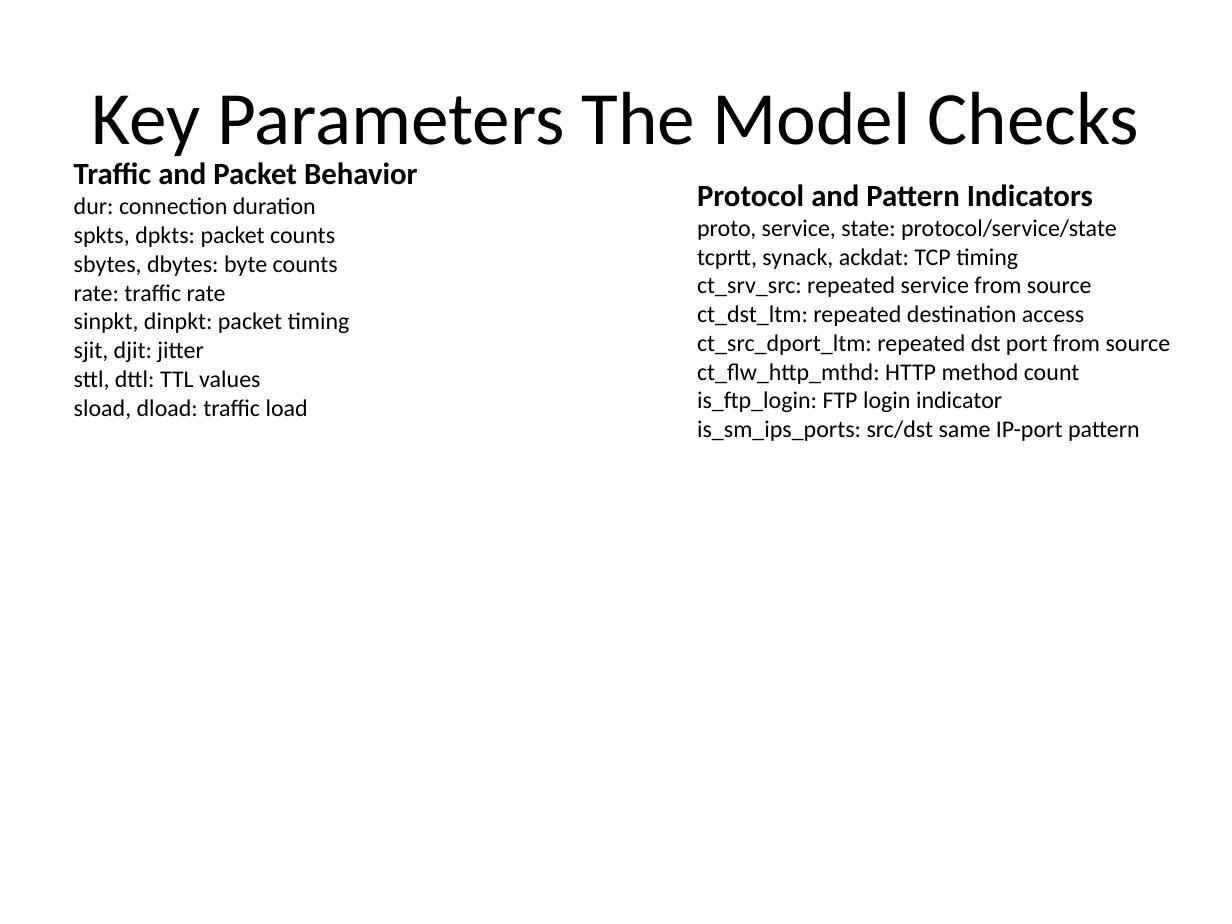
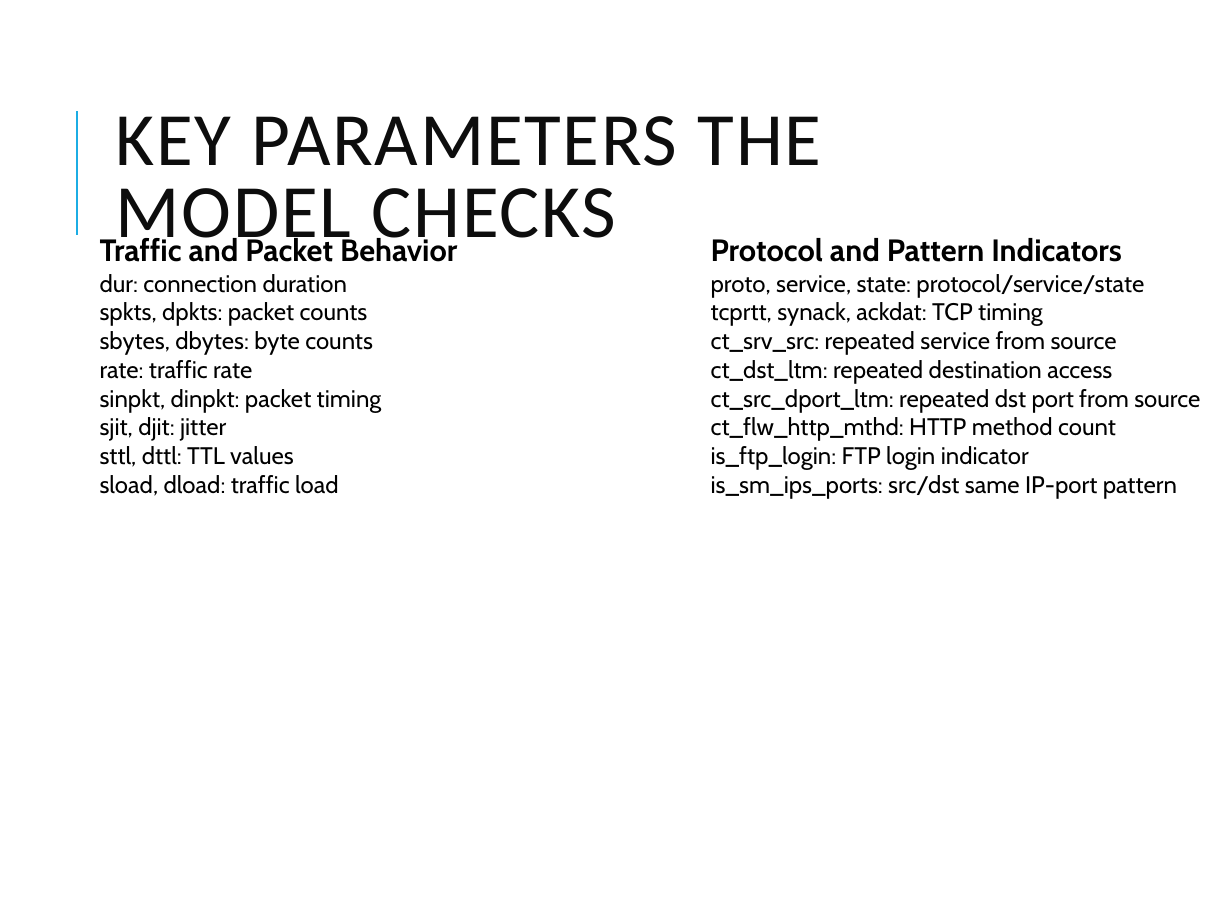
Before and after one commit to syedmaax/Intrusion-Detection, a slide deck: slide 3 of Professor_Review_IDS.pptx. Drawn at 1232x924 pixels with LibreOffice and Linux fonts; fonts in the diff are those of the drawing. Boxes give left, top, right and bottom in pixels: in the first picture for what was removed or moved away, otherwise in the second. Text is boxed around its words. In the diff, an @@ line names an element or a change of style, - is before the commit and + after.

```diff
--- a/Professor_Review_IDS.pptx
+++ b/Professor_Review_IDS.pptx
@@ line added from (76, 234) to (76, 111), #1CADE4 1.5 pt @@
@@ title at (x1=116, y1=116, x2=822, y2=255): text changed; text colour #000000 to #0D0D0D @@
-Key Parameters The Model Checks
+KEY PARAMETERS THE MODEL CHECKS
@@ text "Traffic and Packet Behavior" at (x1=100, y1=235, x2=457, y2=496): font Calibri to Cabin @@
@@ text "Traffic and Packet Behavior" moved from (x1=74, y1=162, x2=418, y2=419) to (x1=100, y1=235, x2=457, y2=496) @@
@@ text "Protocol and Pattern Indicators" moved from (x1=697, y1=184, x2=1171, y2=441) to (x1=711, y1=238, x2=1200, y2=499) @@
@@ text "Protocol and Pattern Indicators" at (x1=711, y1=238, x2=1200, y2=499): font Calibri to Cabin @@
```
Also in this commit, not shown: 8 other slides changed, 16 other files.
